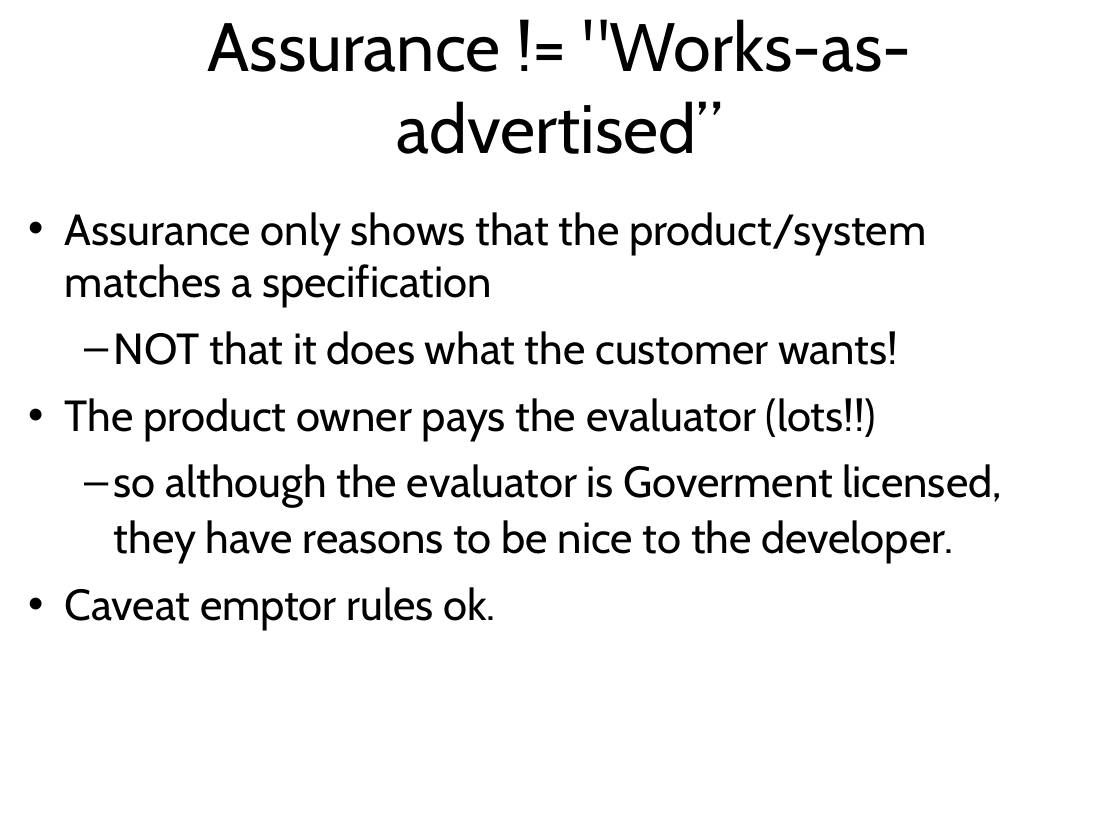
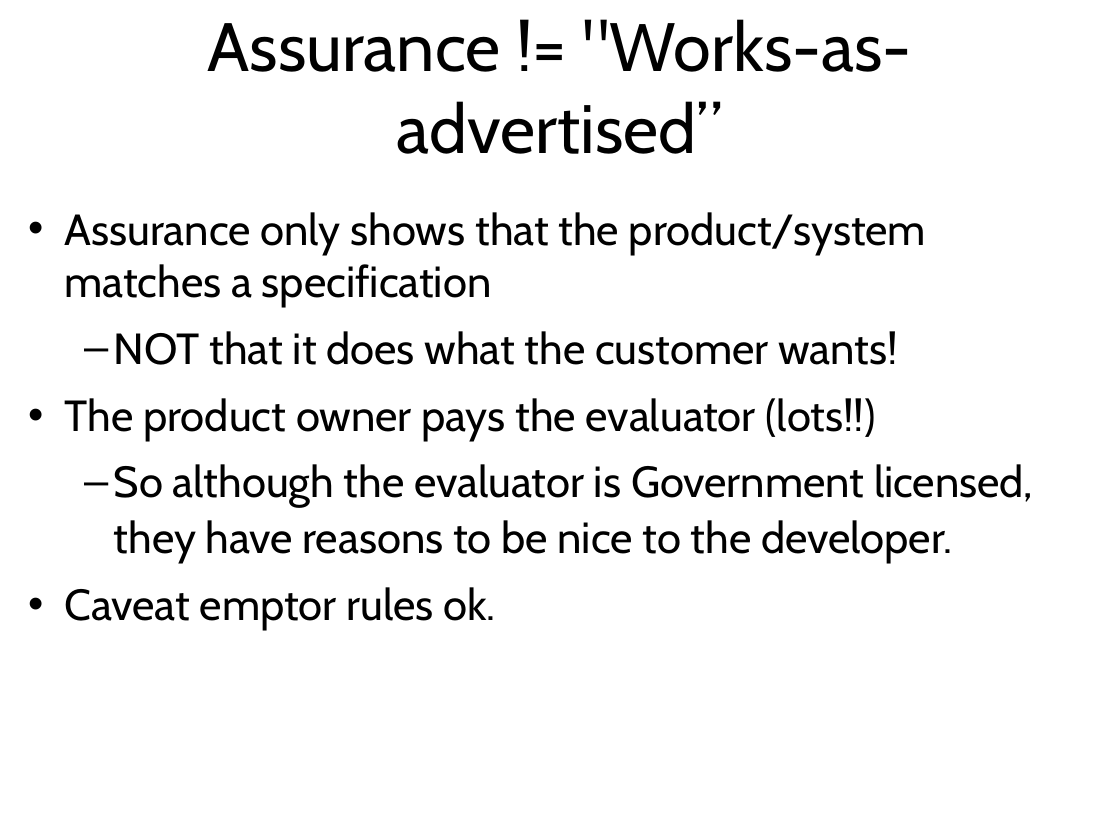
Before and after one commit to sftcd/cs7053, a slide deck: slide 32 of 2016lectures/02-concepts.ppt (slide 31 before the commit). Drawn at 1120x840 pixels with LibreOffice and Linux fonts; fonts in the diff are those of the drawing. Boxes give left, top, right and bottom in pixels: in the first picture for what was removed or moved away, otherwise in the second. Text is boxed around its words. In the diff, an @@ line names an element or a change of style, - is before the commit and + after.

```diff
--- a/2016lectures/02-concepts.ppt
+++ b/2016lectures/02-concepts.ppt
@@ text at bbox=[114, 464, 1033, 563]: text changed @@
-  – so although the evaluator is Goverment licensed, they have reasons to be nice to the developer.
+  – So although the evaluator is Government licensed, they have reasons to be nice to the developer.
```
Also in this commit, not shown: 26 other slides changed, 2 slides added, 3 other files.
